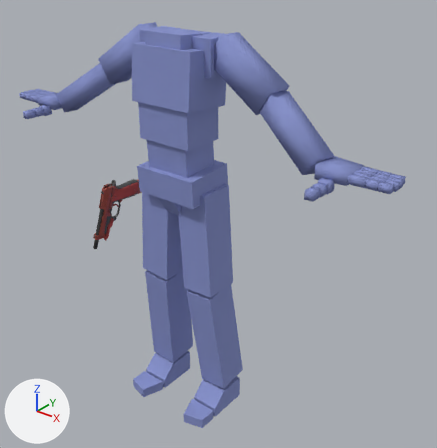
Two versions of the Blender file Blender Assets/Animated/Beretta93_Anims.blend, one commit apart.
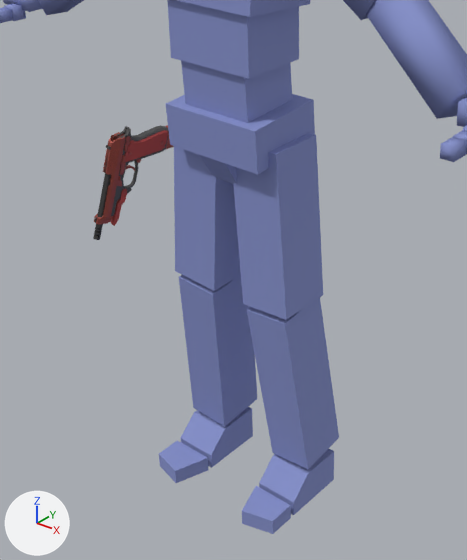
Each version is shown from a 50 mm lens placed at (1.48, -1.61, 1.9), pointed at (-0.02, 0.27, 0.74), then close up on the part from 8% to 73% of the width and 23% to 99% of the height. Arrows for +X, +Y and +Z are at lower left; the lights stay in place. The first two pictures are the older version.

In view in the first close-up: '93R', 'Arms', 'Legs', 'Magazine', 'Torso'.
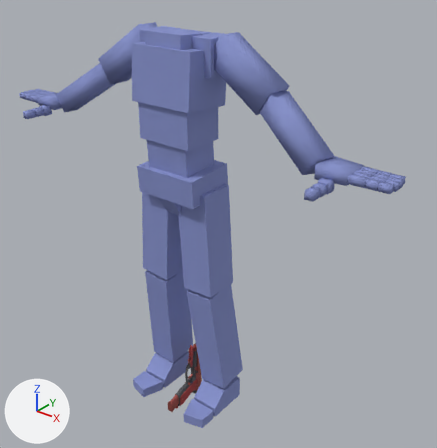
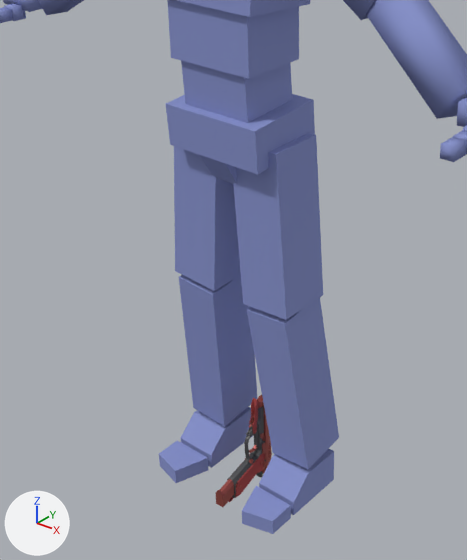
Edits to the scene script, one JSON object a line:
```json
{"op": "set", "path": "ob_93r.location", "old": "(-0.306, -0.02, 0.918)", "new": "(0.0, 0.0, 0.0)"}
{"op": "set", "path": "ob_93r.rotation_euler", "old": "(-1.355, -0.117, 2.938)", "new": "(-1.571, 3.142, 0.0)", "note": "degrees (-78, -6.7, 168) -> degrees (-90, 180, 0)"}
{"op": "set", "path": "ob_magazine.location", "old": "(-0.306, -0.02, 0.918)", "new": "(0.0, 0.0, 0.0)"}
{"op": "set", "path": "ob_magazine.rotation_euler", "old": "(-1.355, -0.117, 2.938)", "new": "(-1.571, 3.142, 0.0)", "note": "degrees (-78, -6.7, 168) -> degrees (-90, 180, 0)"}
```

Where the change shows, as pixel boxes [x1, y1, x2, y2] in the close-ups (467 x 560 px):
```json
{"object": "93R", "change": "moved, turned", "before": [93, 125, 169, 240], "after": [227, 395, 272, 502]}
{"object": "Magazine", "change": "moved, turned", "before": [165, 133, 174, 150], "after": [216, 479, 234, 507], "on screen": "mostly hidden before"}
```
